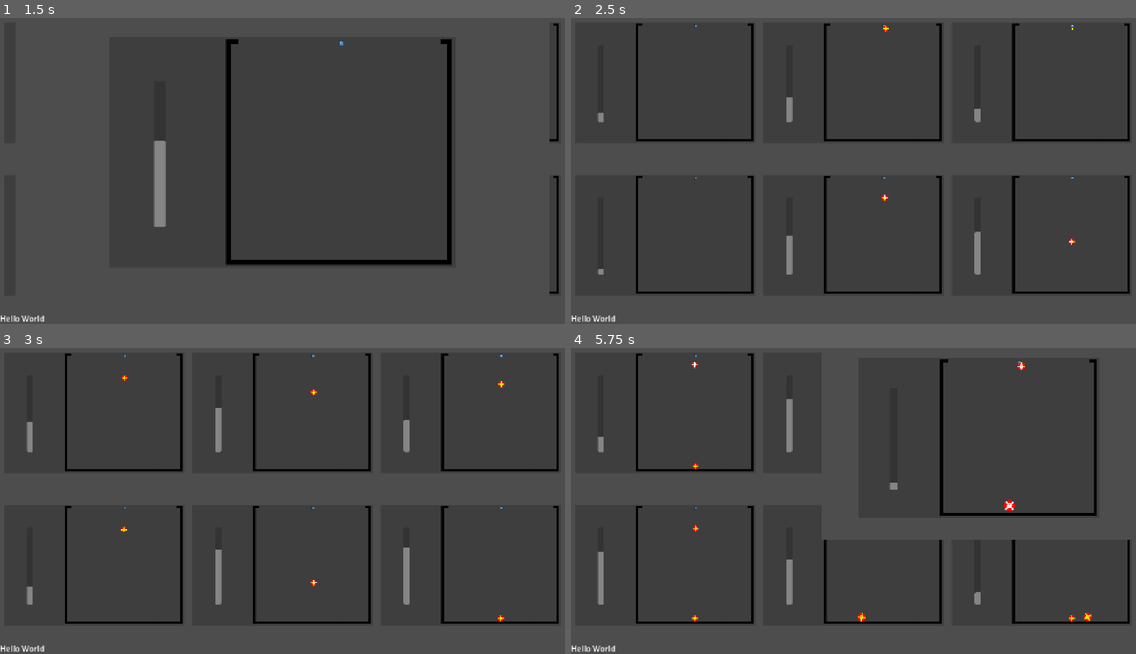
Above: before the commit, frames 1-4 (two rows, left to right).
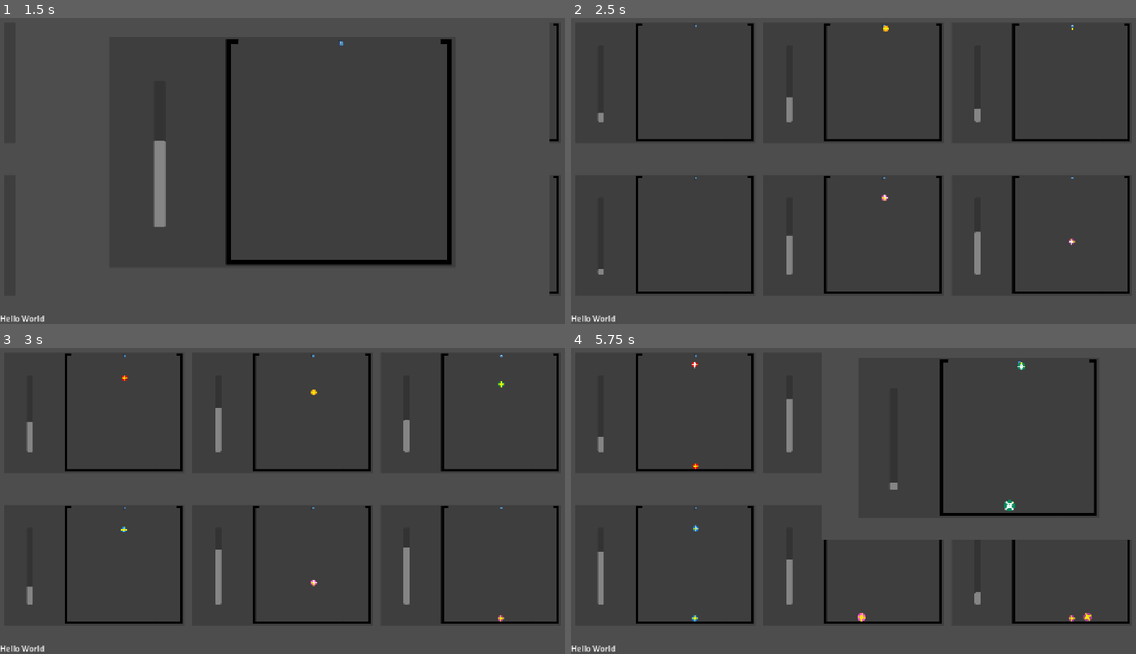
Above: after the commit, the same moments.

Repository: Alpagateau/GCC_GrowingBall
Game: Godot game, scene res://main.tscn
The game is run twice, just before and just after one commit, with the same random seed, the same clock (stepped at 60 frames per second) and the same inputs. The engine's default icon, where the game draws it, is replaced by a stand-in: a white triangle on a blue panel in a dark square.
Inputs (mouse positions are in pixels of both pictures, inside the frame that each line leads up to):
- Up to frame 1 (1.5 s): tap Enter at 0.5 s; move the mouse to (406, 149) at 0.52 s; click (406, 149) at 0.6 s; move the mouse to (169, 180) at 1.27 s; hold A from 1.28 s (still down); tap B at 1.35 s
- Up to frame 2 (2.5 s): move the mouse to (910, 94) at 2.02 s; release A at 2.03 s; click (910, 94) at 2.1 s
- Up to frame 3 (3 s): move the mouse to (254, 559) at 2.77 s; tap B at 2.85 s
- Up to frame 4 (5.75 s): move the mouse to (1023, 543) at 3.52 s; hold A from 3.53 s (still down); click (1023, 543) at 3.6 s; move the mouse to (684, 448) at 4.27 s; tap B at 4.35 s; move the mouse to (881, 494) at 5.02 s; click (881, 494) at 5.1 s

Frame 1 is identical in both runs. In frame 2, less than 0.1% of the frame differs, in the area x 21-90%, y 2-75%; in frame 3, less than 0.1%; in frame 4, 0.2%, in the area x 21-93%, y 4-90%.

Commit message:
new beginning

Diff:
--- a/Scenes/apparatus.tscn
+++ b/Scenes/apparatus.tscn
@@ -1,10 +1,11 @@
 [gd_scene format=3 uid="uid://dd3b7obikakn4"]
 
 [ext_resource type="Script" uid="uid://clqeah4jao4e8" path="res://Scenes/test_apparatus.gd" id="1_0210a"]
-[ext_resource type="PackedScene" uid="uid://xgga3p8m3cq" path="res://Scenes/ball.tscn" id="2_pqdvx"]
+[ext_resource type="PackedScene" uid="uid://xgga3p8m3cq" path="res://Scenes/ball_red.tscn" id="2_pqdvx"]
 [ext_resource type="Texture2D" uid="uid://bxqt4gus0f506" path="res://Images/arena_bg.png" id="3_kq0j3"]
 [ext_resource type="PackedScene" uid="uid://dboykm0mrelrb" path="res://Scenes/charging_bar.tscn" id="4_titcl"]
 [ext_resource type="Texture2D" uid="uid://bdjashxfoedgn" path="res://icon.svg" id="5_5i0ox"]
+[ext_resource type="VideoStream" uid="uid://c678geyxjewc8" path="res://Images/output.ogv" id="7_kq0j3"]
 [ext_resource type="Texture2D" uid="uid://bnjb53fqw8048" path="res://Images/arena.png" id="7_pqdvx"]
 
 [sub_resource type="RectangleShape2D" id="RectangleShape2D_kjfgv"]
@@ -20,6 +21,22 @@
 scale = Vector2(0.8, 0.8)
 script = ExtResource("1_0210a")
 ball_prefab = ExtResource("2_pqdvx")
+
+[node name="CanvasLayer" type="CanvasLayer" parent="." unique_id=71524569]
+layer = -1
+
+[node name="VideoStreamPlayer" type="VideoStreamPlayer" parent="CanvasLayer" unique_id=2080010028]
+anchors_preset = 15
+anchor_right = 1.0
+anchor_bottom = 1.0
+grow_horizontal = 2
+grow_vertical = 2
+size_flags_horizontal = 3
+size_flags_vertical = 3
+stream = ExtResource("7_kq0j3")
+autoplay = true
+expand = true
+loop = true
 
 [node name="Camera2D" type="Camera2D" parent="." unique_id=870962571]
 scale = Vector2(0.99999994, 0.99999994)
--- /dev/null
+++ b/Scenes/ball_blue.tscn
@@ -0,0 +1,24 @@
+[gd_scene format=3 uid="uid://navxefauf6g5"]
+
+[ext_resource type="PackedScene" uid="uid://xgga3p8m3cq" path="res://Scenes/ball_red.tscn" id="1_d3t7g"]
+[ext_resource type="Shader" uid="uid://bfulpa3m81sxp" path="res://Shaders/ball.gdshader" id="2_recd2"]
+
+[sub_resource type="ShaderMaterial" id="ShaderMaterial_a1isn"]
+shader = ExtResource("2_recd2")
+shader_parameter/color = Color(0, 0.49803922, 1, 1)
+shader_parameter/gold = Color(0.9418873, 0.94188714, 3.85046e-06, 1)
+
+[sub_resource type="CircleShape2D" id="CircleShape2D_eioob"]
+resource_local_to_scene = true
+radius = 64.03124
+
+[node name="Ball" unique_id=1976487676 instance=ExtResource("1_d3t7g")]
+
+[node name="Sprite2D" parent="." index="0" unique_id=900814463]
+material = SubResource("ShaderMaterial_a1isn")
+
+[node name="Sprite2D" parent="Sprite2D2" parent_id_path=PackedInt32Array(874617699) index="0" unique_id=530081239]
+region_rect = Rect2(278.59607, 567.439, 234.30011, 269.50006)
+
+[node name="CollisionShape2D" parent="." index="2" unique_id=1025376850]
+shape = SubResource("CircleShape2D_eioob")
--- /dev/null
+++ b/Scenes/ball_green.tscn
@@ -0,0 +1,24 @@
+[gd_scene format=3 uid="uid://br7dyl3ts807e"]
+
+[ext_resource type="PackedScene" uid="uid://xgga3p8m3cq" path="res://Scenes/ball_red.tscn" id="1_0ojkq"]
+[ext_resource type="Shader" uid="uid://bfulpa3m81sxp" path="res://Shaders/ball.gdshader" id="2_p8aod"]
+
+[sub_resource type="ShaderMaterial" id="ShaderMaterial_jnsd1"]
+shader = ExtResource("2_p8aod")
+shader_parameter/color = Color(0, 0.5411765, 0.35686275, 1)
+shader_parameter/gold = Color(0.9418873, 0.94188714, 3.85046e-06, 1)
+
+[sub_resource type="CircleShape2D" id="CircleShape2D_p8aod"]
+resource_local_to_scene = true
+radius = 64.03124
+
+[node name="Ball" unique_id=1976487676 instance=ExtResource("1_0ojkq")]
+
+[node name="Sprite2D" parent="." index="0" unique_id=900814463]
+material = SubResource("ShaderMaterial_jnsd1")
+
+[node name="Sprite2D" parent="Sprite2D2" parent_id_path=PackedInt32Array(874617699) index="0" unique_id=530081239]
+region_rect = Rect2(26.981323, 21.289503, 234.30011, 269.50006)
+
+[node name="CollisionShape2D" parent="." index="2" unique_id=1025376850]
+shape = SubResource("CircleShape2D_p8aod")
--- /dev/null
+++ b/Scenes/ball_mauve.tscn
@@ -0,0 +1,24 @@
+[gd_scene format=3 uid="uid://bitbkn555u54c"]
+
+[ext_resource type="PackedScene" uid="uid://xgga3p8m3cq" path="res://Scenes/ball_red.tscn" id="1_a4l3g"]
+[ext_resource type="Shader" uid="uid://bfulpa3m81sxp" path="res://Shaders/ball.gdshader" id="2_ci7hx"]
+
+[sub_resource type="ShaderMaterial" id="ShaderMaterial_edwy2"]
+shader = ExtResource("2_ci7hx")
+shader_parameter/color = Color(0.71, 0.24139997, 0.57723, 1)
+shader_parameter/gold = Color(0.9418873, 0.94188714, 3.85046e-06, 1)
+
+[sub_resource type="CircleShape2D" id="CircleShape2D_ci7hx"]
+resource_local_to_scene = true
+radius = 64.03124
+
+[node name="Ball" unique_id=1976487676 instance=ExtResource("1_a4l3g")]
+
+[node name="Sprite2D" parent="." index="0" unique_id=900814463]
+material = SubResource("ShaderMaterial_edwy2")
+
+[node name="Sprite2D" parent="Sprite2D2" parent_id_path=PackedInt32Array(874617699) index="0" unique_id=530081239]
+region_rect = Rect2(32.29602, 292.17743, 234.30011, 269.50006)
+
+[node name="CollisionShape2D" parent="." index="2" unique_id=1025376850]
+shape = SubResource("CircleShape2D_ci7hx")
--- /dev/null
+++ b/Scenes/ball_pink.tscn
@@ -0,0 +1,24 @@
+[gd_scene format=3 uid="uid://beup00kyu2x3e"]
+
+[ext_resource type="PackedScene" uid="uid://xgga3p8m3cq" path="res://Scenes/ball_red.tscn" id="1_vx02a"]
+[ext_resource type="Shader" uid="uid://bfulpa3m81sxp" path="res://Shaders/ball.gdshader" id="2_artl6"]
+
+[sub_resource type="ShaderMaterial" id="ShaderMaterial_kpqr6"]
+shader = ExtResource("2_artl6")
+shader_parameter/color = Color(1, 0.3647059, 0.7607843, 1)
+shader_parameter/gold = Color(0.9418873, 0.94188714, 3.85046e-06, 1)
+
+[sub_resource type="CircleShape2D" id="CircleShape2D_artl6"]
+resource_local_to_scene = true
+radius = 64.03124
+
+[node name="Ball" unique_id=1976487676 instance=ExtResource("1_vx02a")]
+
+[node name="Sprite2D" parent="." index="0" unique_id=900814463]
+material = SubResource("ShaderMaterial_kpqr6")
+
+[node name="Sprite2D" parent="Sprite2D2" parent_id_path=PackedInt32Array(874617699) index="0" unique_id=530081239]
+region_rect = Rect2(27.558105, 557.7323, 234.30011, 269.50006)
+
+[node name="CollisionShape2D" parent="." index="2" unique_id=1025376850]
+shape = SubResource("CircleShape2D_artl6")
--- /dev/null
+++ b/Scenes/ball_yellow.tscn
@@ -0,0 +1,25 @@
+[gd_scene format=3 uid="uid://cp460rnoxogl4"]
+
+[ext_resource type="PackedScene" uid="uid://xgga3p8m3cq" path="res://Scenes/ball_red.tscn" id="1_xvbdu"]
+[ext_resource type="Shader" uid="uid://bfulpa3m81sxp" path="res://Shaders/ball.gdshader" id="2_uxq7y"]
+
+[sub_resource type="ShaderMaterial" id="ShaderMaterial_cl1cp"]
+shader = ExtResource("2_uxq7y")
+shader_parameter/color = Color(1, 0.6117647, 0.105882354, 1)
+shader_parameter/gold = Color(0.9418873, 0.94188714, 3.85046e-06, 1)
+
+[sub_resource type="CircleShape2D" id="CircleShape2D_uxq7y"]
+resource_local_to_scene = true
+radius = 64.03124
+
+[node name="Ball" unique_id=1976487676 instance=ExtResource("1_xvbdu")]
+
+[node name="Sprite2D" parent="." index="0" unique_id=900814463]
+visible = true
+material = SubResource("ShaderMaterial_cl1cp")
+
+[node name="Sprite2D" parent="Sprite2D2" parent_id_path=PackedInt32Array(874617699) index="0" unique_id=530081239]
+region_rect = Rect2(278.13843, 295.94336, 234.30011, 264.47412)
+
+[node name="CollisionShape2D" parent="." index="2" unique_id=1025376850]
+shape = SubResource("CircleShape2D_uxq7y")
--- a/Scenes/formatted.tscn
+++ b/Scenes/formatted.tscn
@@ -3,6 +3,11 @@
 [ext_resource type="Script" uid="uid://qhu4p8g3hujj" path="res://Scripts/formatter.gd" id="1_m4fqn"]
 [ext_resource type="PackedScene" uid="uid://dd3b7obikakn4" path="res://Scenes/apparatus.tscn" id="2_kmerg"]
 [ext_resource type="Script" uid="uid://b2b24aak3sq60" path="res://Scripts/Subview.gd" id="3_efad5"]
+[ext_resource type="PackedScene" uid="uid://cp460rnoxogl4" path="res://Scenes/ball_yellow.tscn" id="4_jg7yc"]
+[ext_resource type="PackedScene" uid="uid://br7dyl3ts807e" path="res://Scenes/ball_green.tscn" id="5_t28bb"]
+[ext_resource type="PackedScene" uid="uid://navxefauf6g5" path="res://Scenes/ball_blue.tscn" id="6_5lmb2"]
+[ext_resource type="PackedScene" uid="uid://beup00kyu2x3e" path="res://Scenes/ball_pink.tscn" id="7_i2s1c"]
+[ext_resource type="PackedScene" uid="uid://bitbkn555u54c" path="res://Scenes/ball_mauve.tscn" id="8_slq1j"]
 
 [node name="Formatter" type="Container" unique_id=2104910193]
 anchors_preset = 15
@@ -22,7 +27,7 @@
 
 [node name="SubViewport" type="SubViewport" parent="Subview" unique_id=799321375]
 handle_input_locally = false
-size = Vector2i(1152, 648)
+size = Vector2i(384, 324)
 render_target_update_mode = 4
 
 [node name="Apparatus" parent="Subview/SubViewport" unique_id=849921152 instance=ExtResource("2_kmerg")]
@@ -39,6 +44,7 @@
 render_target_update_mode = 4
 
 [node name="Apparatus" parent="Subview2/SubViewport" unique_id=2112918524 instance=ExtResource("2_kmerg")]
+ball_prefab = ExtResource("4_jg7yc")
 
 [node name="Subview3" type="SubViewportContainer" parent="." unique_id=163120316 node_paths=PackedStringArray("apparatus")]
 layout_mode = 2
@@ -52,6 +58,7 @@
 render_target_update_mode = 4
 
 [node name="Apparatus" parent="Subview3/SubViewport" unique_id=828452315 instance=ExtResource("2_kmerg")]
+ball_prefab = ExtResource("5_t28bb")
 
 [node name="Subview4" type="SubViewportContainer" parent="." unique_id=511839514 node_paths=PackedStringArray("apparatus")]
 layout_mode = 2
@@ -65,6 +72,7 @@
 render_target_update_mode = 4
 
 [node name="Apparatus" parent="Subview4/SubViewport" unique_id=2141407468 instance=ExtResource("2_kmerg")]
+ball_prefab = ExtResource("6_5lmb2")
 
 [node name="Subview5" type="SubViewportContainer" parent="." unique_id=722385038 node_paths=PackedStringArray("apparatus")]
 layout_mode = 2
@@ -78,6 +86,7 @@
 render_target_update_mode = 4
 
 [node name="Apparatus" parent="Subview5/SubViewport" unique_id=1102476268 instance=ExtResource("2_kmerg")]
+ball_prefab = ExtResource("7_i2s1c")
 
 [node name="Subview6" type="SubViewportContainer" parent="." unique_id=1845164933 node_paths=PackedStringArray("apparatus")]
 layout_mode = 2
@@ -91,3 +100,4 @@
 render_target_update_mode = 4
 
 [node name="Apparatus" parent="Subview6/SubViewport" unique_id=2047809706 instance=ExtResource("2_kmerg")]
+ball_prefab = ExtResource("8_slq1j")
--- a/Scenes/test_apparatus.gd
+++ b/Scenes/test_apparatus.gd
@@ -8,8 +8,10 @@
 var current_focuse_amout : float = 0
 
 func _ready() -> void:
+	original_pos = position
 	$ChargingBar.is_full.connect(shake)
 	$ChargingBar.is_full.connect(spawn_ball)
+	$CanvasLayer/VideoStreamPlayer.speed_scale = randf_range(0.8, 1.7)
 
 func _process(_delta: float) -> void:
 	if Input.is_action_just_pressed("click"):
@@ -24,7 +26,7 @@
 	add_child(new_ball)
 
 func shake():
-	original_pos = position
+
 	var tween = create_tween()
 	for i in 12:
 		var offset := Vector2(
--- a/Scripts/formatter.gd
+++ b/Scripts/formatter.gd
@@ -15,6 +15,7 @@
 var original_rect : Rect2
 
 func _process(_delta: float) -> void:
+	if Engine.is_editor_hint(): return
 	if Input.is_key_pressed(KEY_A):
 		if current_focus == null:
 			_start_focus(get_children()[randi_range(0, get_child_count()-1)])
Renamed: Scenes/ball.tscn -> Scenes/ball_red.tscn
